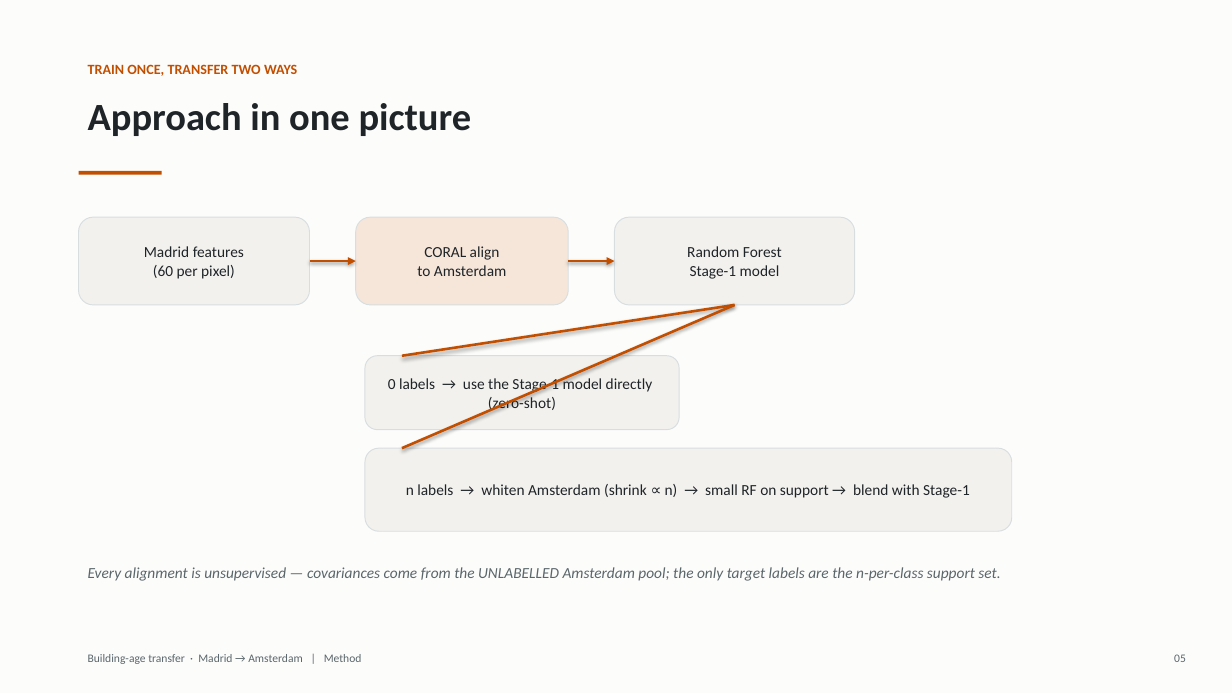
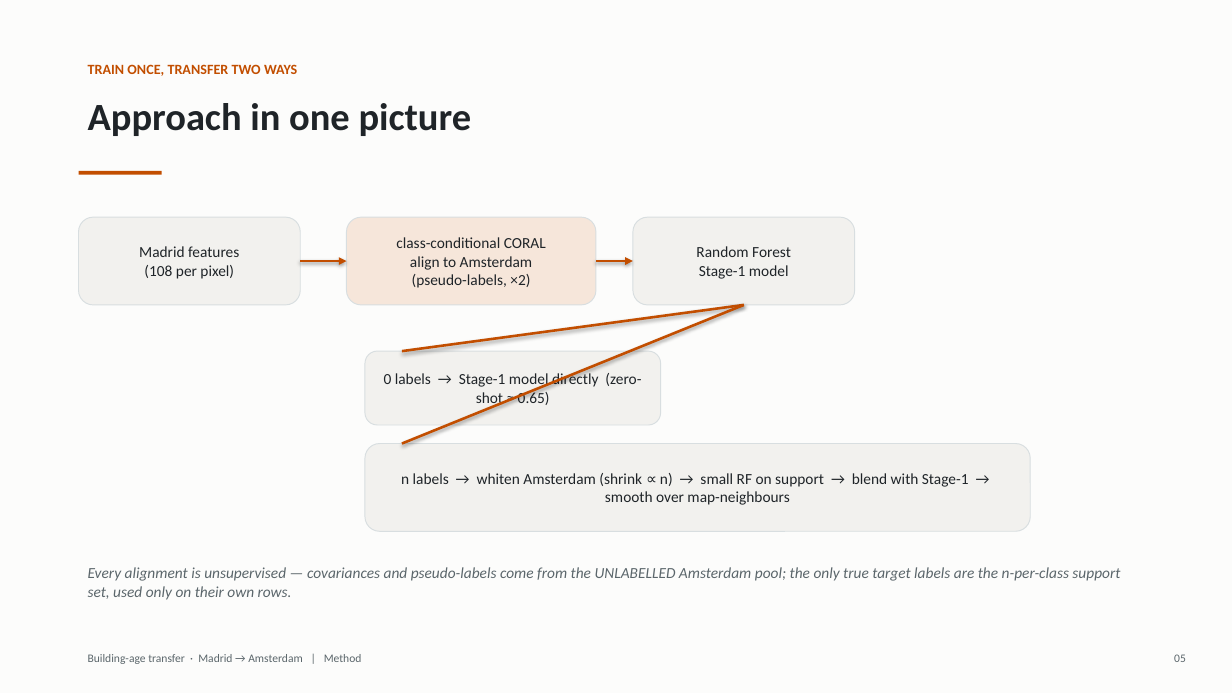
Before and after one commit to ubayd-hattas/Data_Science_Hackathon, a slide deck: slide 5 of deliverables/Building-Age-Transfer-final.pptx. Drawn at 1232x693 pixels with LibreOffice and Linux fonts; fonts in the diff are those of the drawing. Boxes give left, top, right and bottom in pixels: in the first picture for what was removed or moved away, otherwise in the second. Text is boxed around its words. In the diff, an @@ line names an element or a change of style, - is before the commit and + after.

```diff
--- a/deliverables/Building-Age-Transfer-final.pptx
+++ b/deliverables/Building-Age-Transfer-final.pptx
@@ rounded rectangle "Madrid features (108 per pixel)": place and size @@
-rounded rectangle "Madrid features (108 per pixel)" at [79, 217, 310, 305]
+rounded rectangle "Madrid features (108 per pixel)" at [79, 217, 300, 305]
@@ rounded rectangle "class-conditional CORAL align to Amsterdam ...": place and size @@
-rounded rectangle "class-conditional CORAL align to Amsterdam ..." at [356, 217, 568, 305]
+rounded rectangle "class-conditional CORAL align to Amsterdam ..." at [347, 217, 596, 305]
@@ text in rounded rectangle at [396, 237, 546, 288]: text changed @@
-CORAL align
-to Amsterdam
+class-conditional CORAL
+align to Amsterdam
+(pseudo-labels, ×2)
@@ rounded rectangle "Random Forest Stage-1 model": place and size @@
-rounded rectangle "Random Forest Stage-1 model" at [615, 217, 855, 305]
+rounded rectangle "Random Forest Stage-1 model" at [633, 217, 855, 305]
@@ text in rounded rectangle at [139, 246, 239, 279]: text changed @@
-Madrid features
-(60 per pixel)
+Madrid features
+(108 per pixel)
@@ arrow moved from (310, 262) - (356, 262) to (300, 262) - (347, 262) @@
@@ arrow moved from (568, 262) - (615, 262) to (596, 262) - (633, 262) @@
@@ line moved from (735, 305) - (402, 448) to (744, 305) - (402, 444) @@
@@ line moved from (735, 305) - (402, 356) to (744, 305) - (402, 351) @@
@@ rounded rectangle "0 labels → Stage-1 model ...": place and size @@
-rounded rectangle "0 labels → Stage-1 model ..." at [365, 356, 679, 430]
+rounded rectangle "0 labels → Stage-1 model ..." at [365, 351, 661, 425]
@@ text in rounded rectangle at [384, 371, 641, 408]: text changed @@
-0 labels → use the Stage-1 model directly (zero-shot)
+0 labels → Stage-1 model directly (zero-shot ≈ 0.65)
@@ rounded rectangle "n labels → whiten Amsterdam ...": place and size @@
-rounded rectangle "n labels → whiten Amsterdam ..." at [365, 448, 1012, 531]
+rounded rectangle "n labels → whiten Amsterdam ..." at [365, 444, 1031, 531]
@@ text in rounded rectangle at [401, 473, 969, 505]: text changed @@
-n labels → whiten Amsterdam (shrink ∝ n) → small RF on support → blend with Stage-1
+n labels → whiten Amsterdam (shrink ∝ n) → small RF on support → blend with Stage-1 → smooth over map-neighbours
@@ text at [88, 567, 1120, 600]: text changed @@
-Every alignment is unsupervised — covariances come from the UNLABELLED Amsterdam pool; the only target labels are the n-per-class support set.
+Every alignment is unsupervised — covariances and pseudo-labels come from the UNLABELLED Amsterdam pool; the only true target labels are the n-per-class support set, used only on their own rows.
```
Also in this commit, not shown: 4 other slides changed, 6 other files.
